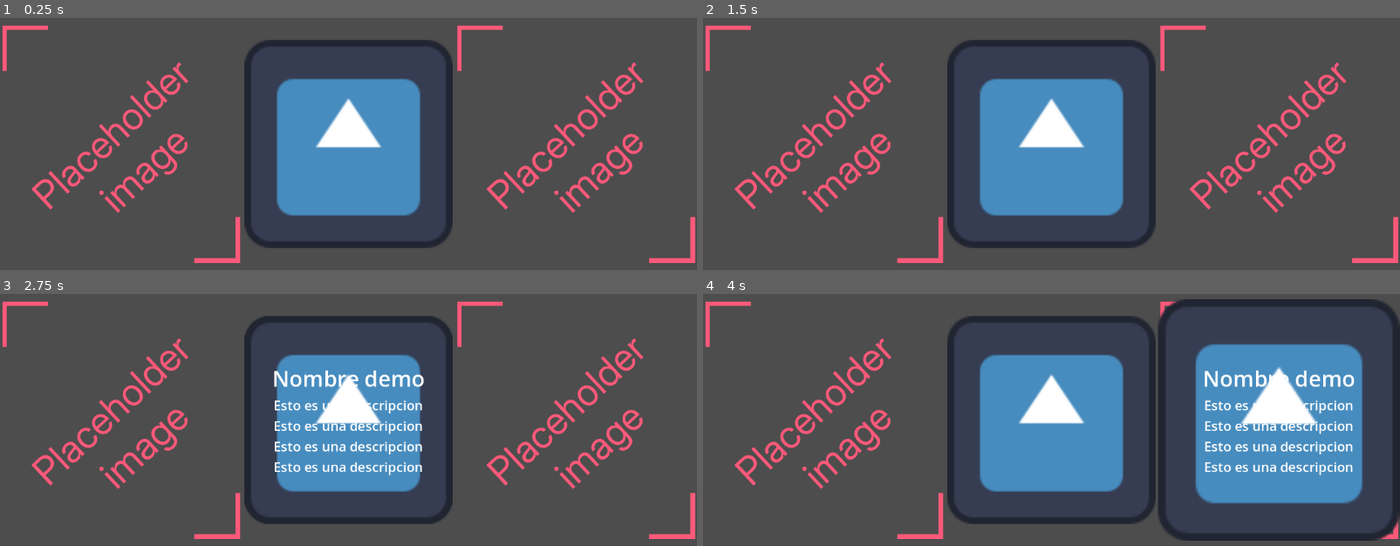
Above: before the commit, frames 1-4 (two rows, left to right).
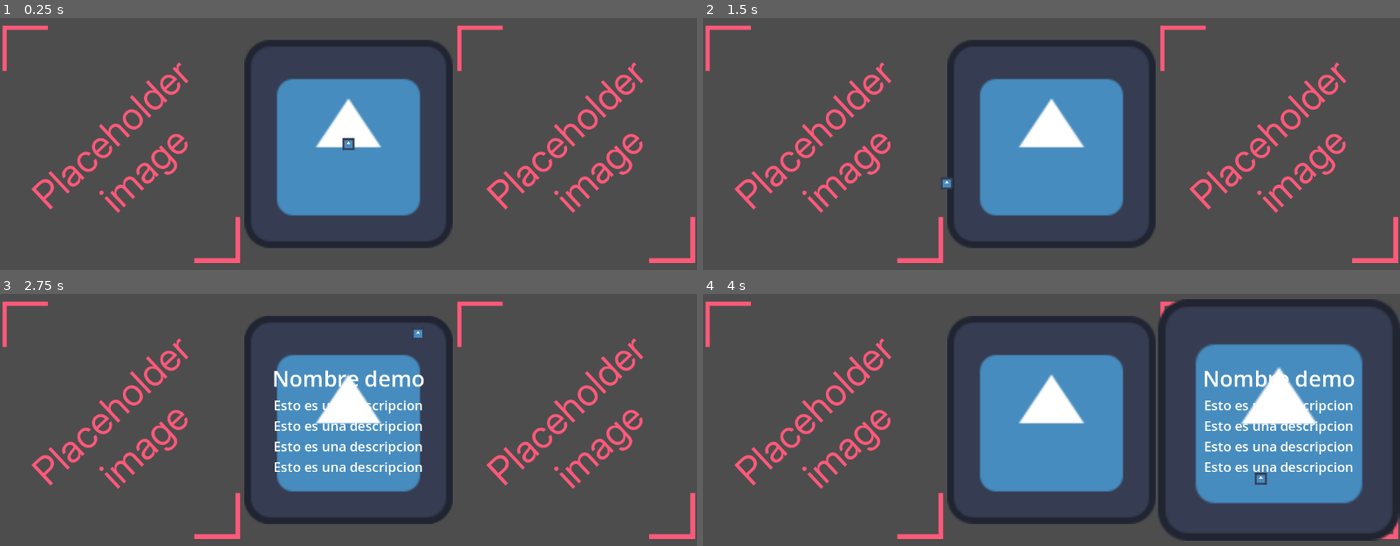
Above: after the commit, the same moments.

Repository: Nokorpo/gato-godot-accessibility-toolkit
Game: Godot game, scene res://modules/demo_selector/demo_selector.tscn
Two runs of this game, one before a commit and one after it. Both use one fixed random seed, a clock stepped at 60 frames per second and the inputs below. The engine's default icon, where the game draws it, is replaced by a stand-in: a white triangle on a blue panel in a dark square.
Inputs (mouse positions are in pixels of both pictures, inside the frame that each line leads up to):
- Up to frame 1 (0.25 s): no input
- Up to frame 2 (1.5 s): tap Enter at 0.5 s; move the mouse to (1204, 123) at 0.52 s; hold Shift 0.53-1.25 s; click (1204, 123) at 0.67 s; tap Space at 1.25 s; drag from (912, 164) to (1016, 222) at 1.27 s
- Up to frame 3 (2.75 s): tap Enter at 2 s; move the mouse to (418, 334) at 2.02 s; tap Ctrl at 2.1 s; click (418, 334) at 2.17 s
- Up to frame 4 (4 s): tap Space at 2.75 s; drag from (1016, 498) to (842, 362) at 2.77 s; tap Enter at 3.5 s; move the mouse to (1260, 477) at 3.52 s; tap Alt at 3.6 s; click (1260, 477) at 3.67 s

The runs differ from the first frame. In frame 1, less than 0.1% of the frame differs, in the area x 49-51%, y 47-53%; in frame 2, less than 0.1%; in frame 3, less than 0.1%; in frame 4, less than 0.1%.

Commit message:
Add debug mouse

Diff:
--- a/modules/demo_selector/demo_selector.tscn
+++ b/modules/demo_selector/demo_selector.tscn
@@ -1,6 +1,8 @@
-[gd_scene load_steps=2 format=3 uid="uid://vooeq5ose2br"]
+[gd_scene load_steps=4 format=3 uid="uid://vooeq5ose2br"]
 
 [ext_resource type="Script" uid="uid://dxucdon17jm50" path="res://modules/demo_selector/demo_container.gd" id="1_xsipc"]
+[ext_resource type="Texture2D" uid="uid://b5h0k7houk38n" path="res://icon.svg" id="2_1ehge"]
+[ext_resource type="Script" uid="uid://q86veoh6ebcx" path="res://modules/demo_selector/mouse.gd" id="2_vc04c"]
 
 [node name="DemoSelector" type="Control"]
 layout_mode = 3
@@ -19,3 +21,9 @@
 grow_vertical = 2
 columns = 3
 script = ExtResource("1_xsipc")
+
+[node name="Cursor" type="Sprite2D" parent="."]
+editor_description = "Metí un cursor que sigue al ratón para poder ver dónde tenemos el ratón al hacer stream"
+scale = Vector2(0.16, 0.16)
+texture = ExtResource("2_1ehge")
+script = ExtResource("2_vc04c")
--- /dev/null
+++ b/modules/demo_selector/mouse.gd
@@ -0,0 +1,4 @@
+extends Sprite2D
+
+func _process(delta: float) -> void:
+	global_position = get_global_mouse_position()
Not shown, added: modules/demo_selector/mouse.gd.uid
